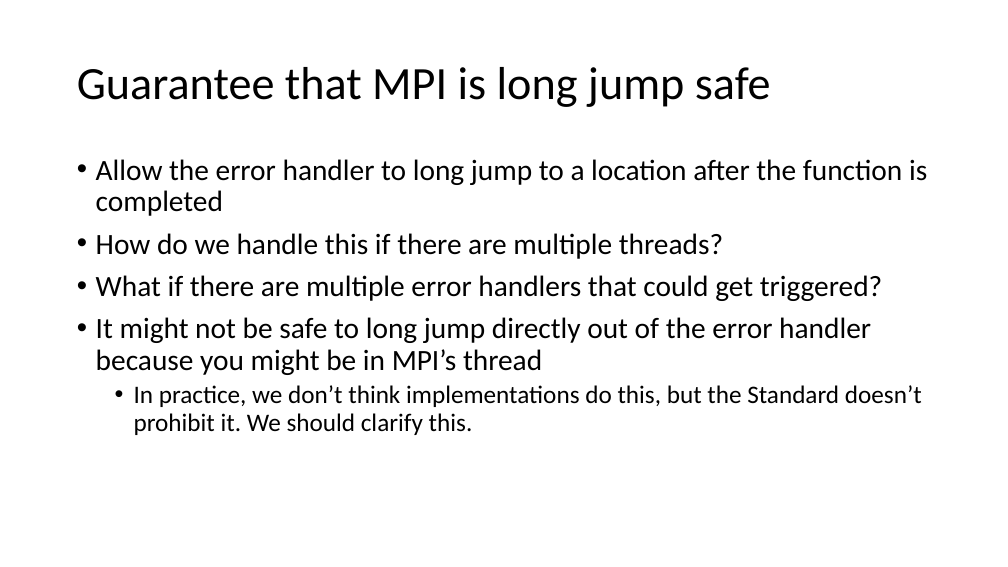
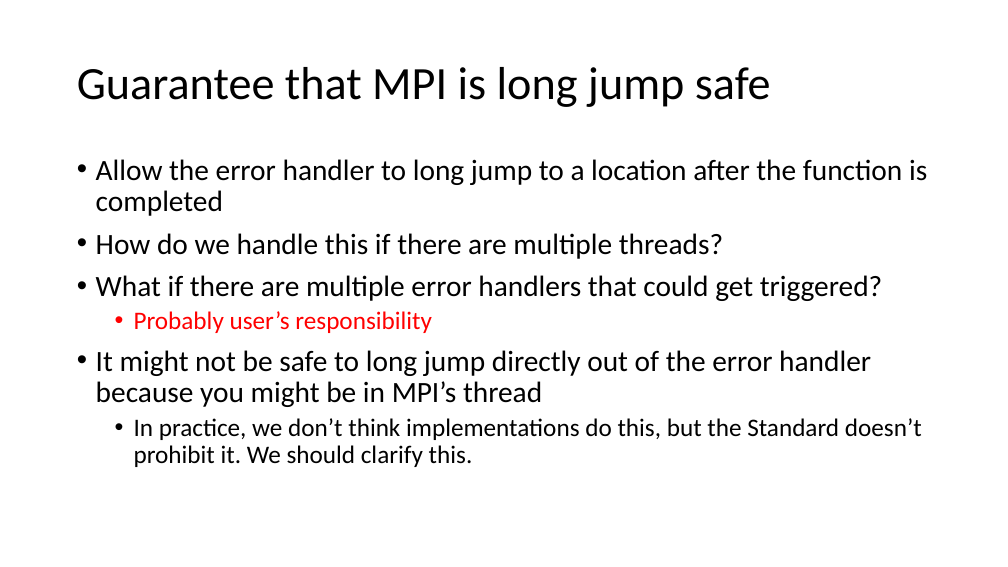
Before and after one commit to mpiwg-ft/ft-issues, a slide deck: slide 7 of slides/2016-03-29 Error Handler Slides.pptx. Drawn at 1008x567 pixels with LibreOffice and Linux fonts; fonts in the diff are those of the drawing. Boxes give left, top, right and bottom in pixels: in the first picture for what was removed or moved away, otherwise in the second. Text is boxed around its words. In the diff, an @@ line names an element or a change of style, - is before the commit and + after.

```diff
--- a/slides/2016-03-29 Error Handler Slides.pptx
+++ b/slides/2016-03-29 Error Handler Slides.pptx
@@ text at (134, 311, 432, 333): paragraph added @@
+  • Probably user’s responsibility
```
Also in this commit, not shown: 3 other slides changed, 1 slide added, 1 other file.
